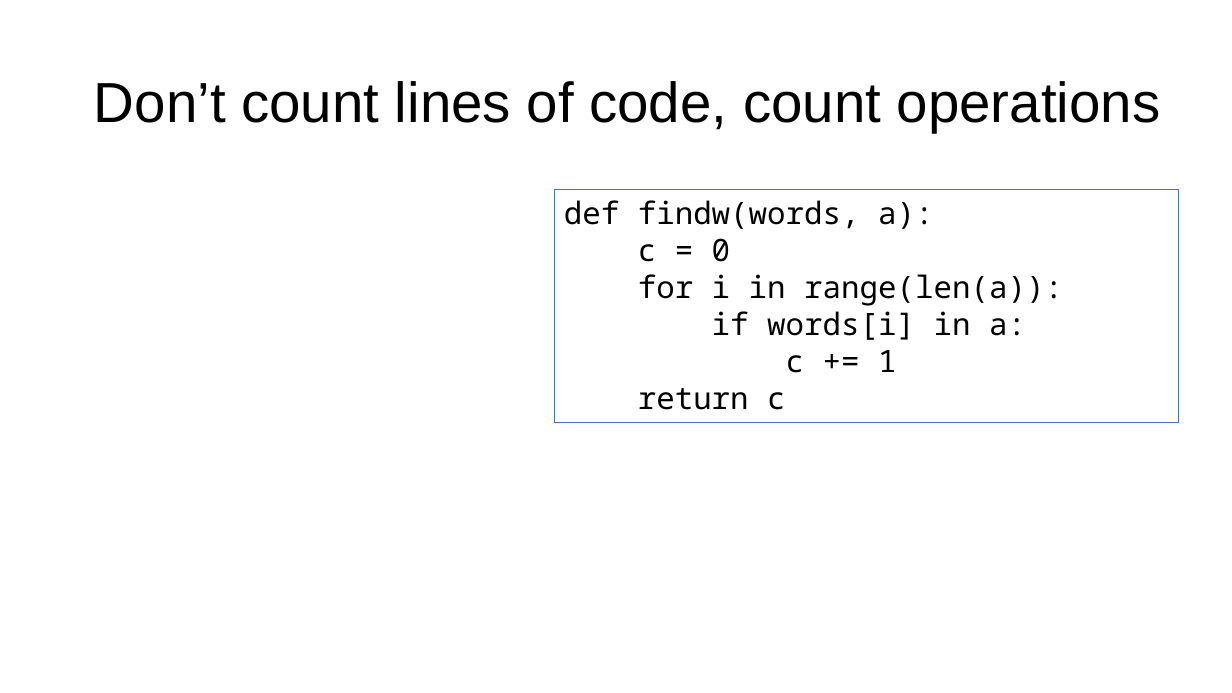
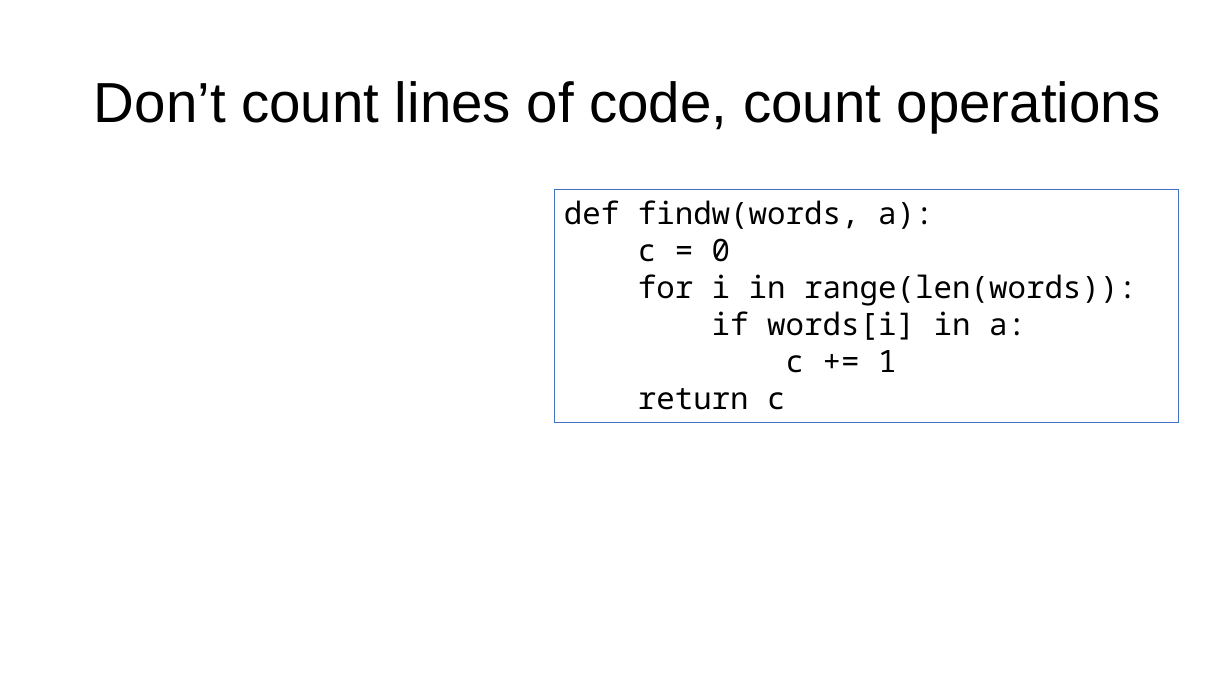
Before and after one commit to parrt/msds689, a slide deck: slide 17 of notes/complexity.pptx. Drawn at 1232x693 pixels with LibreOffice and Linux fonts; fonts in the diff are those of the drawing; grey boxes stand for pictures; background and template pictures are left out. Boxes give left, top, right and bottom in pixels: in the first picture for what was removed or moved away, otherwise in the second. Text is boxed around its words. In the diff, an @@ line names an element or a change of style, - is before the commit and + after.

```diff
--- a/notes/complexity.pptx
+++ b/notes/complexity.pptx
@@ text in rectangle at bbox=[638, 274, 1137, 306]: text changed @@
-for i in range(len(a)):
+for i in range(len(words)):
```
Also in this commit, not shown: 2 other slides changed, 3 other files.
